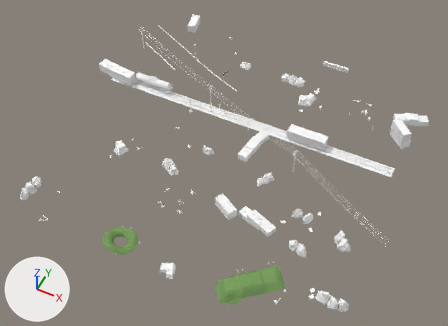
The glTF model assets/models/outdoor/outdoor_12.glb as it was, and as the next commit left it.
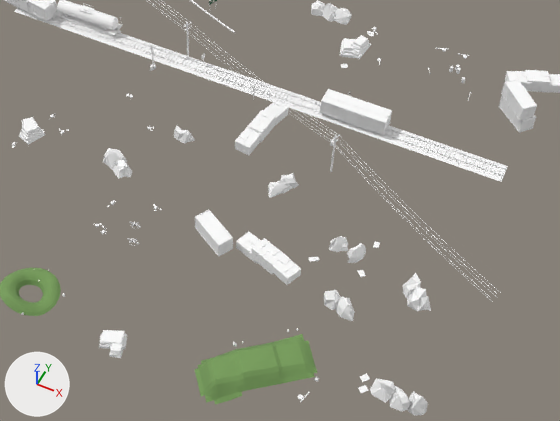
There are two pictures of each version: one whole from a 50 mm lens placed at (51.9, -107.5, 124.2), pointed at (1.5, -6.6, -1.9), one close up on the part from 23% to 95% of the width and 22% to 97% of the height. Every picture has the same lights, and +X, +Y and +Z are marked at lower left. The first two pictures are the older version. Vertices at exactly the same position are counted once.

Names of what the first close-up shows: 'gas_station_town'.
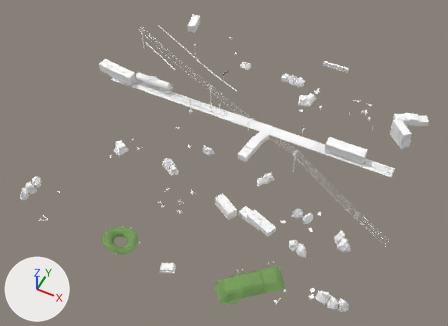
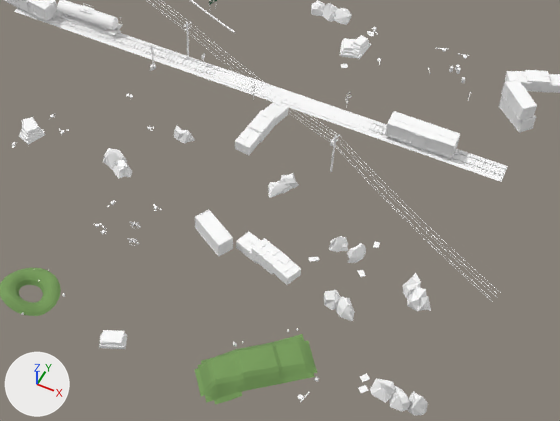
What the commit changed:
me_gas_station_town is used by ob_gas_station_town; location (0.0, 0.0, 0.0).
me_gas_station_town had 13755 vertices, 19166 faces and spanned x -48.7..49.7, y -46.8..44.0, z -3.2..8.6.
me_gas_station_town now has 13483 vertices, 18816 faces and spans x -48.7..49.7, y -46.8..44.0, z -3.2..8.6.
me_gas_station_town part 1: the loose piece of 8 vertices spanning x 24.5..24.6, y 7.3..10.2, z 3.4..3.5 is scaled about its middle by (107, 0.0345, 1), then moved by (5.7, -1.4, 0.0).
me_gas_station_town part 2: a new loose piece, a box spanning x 24.875..35.625, y 7.26..10.24, z 3.54..3.6, in mat_kit_atlas (white #ffffff).
me_gas_station_town part 3: a new loose piece, a box spanning x 25.05..35.45, y 8.5..9.0, z 3.605..3.655, in mat_kit_atlas (white #ffffff).
me_gas_station_town part 4: a new loose piece, a box spanning x 29.3..31.2, y 7.21..7.27, z 1.15..3.35, in mat_kit_atlas (white #ffffff).
me_gas_station_town part 5: 110 loose pieces with 992 vertices, spanning x -5.0..25.2, y -45.5..10.3, z -0.7..3.7, are deleted.
me_gas_station_town part 6: 40 vertices moved from x 23.1..41.0, y 7.5..10.0, z 0.1..0.2 to x 23.0..41.0, y 7.5..10.0, z 0.1..0.2; 82 vertices removed from x 13.9..38.3, y 7.3..10.2, z 0.0..3.5; 778 vertices added at x -5.2..38.4, y 7.2..10.3, z 0.0..3.5.
me_gas_station_town part 7: 249 kept faces spanning x 22.4..43.6, y 7.5..10.0, z 0.1..0.2 get new texture (UV) coordinates.
Other edits to the shape of me_gas_station_town do not show in these pictures.

Boxes (x1, y1, x2, y2) around the edits, measured in the close-ups (560 x 421 px; the box of a moved part takes in the faces that stretch with it):
part 1 of me_gas_station_town, moved or reshaped (not visible before)
    after: (388, 124, 453, 147)
part 2 of me_gas_station_town, added
    after: (387, 111, 460, 147)
part 3 of me_gas_station_town, added
    after: (391, 116, 457, 141)
part 4 of me_gas_station_town, added
    after: (412, 134, 426, 148)
part 5 of me_gas_station_town, deleted
    before: (109, 68, 392, 358)
part 6 of me_gas_station_town, reshaped
    before: (320, 102, 473, 166)
    after: (51, 18, 507, 176)
part 7 of me_gas_station_town, surface changed
    both: (370, 131, 503, 178)
